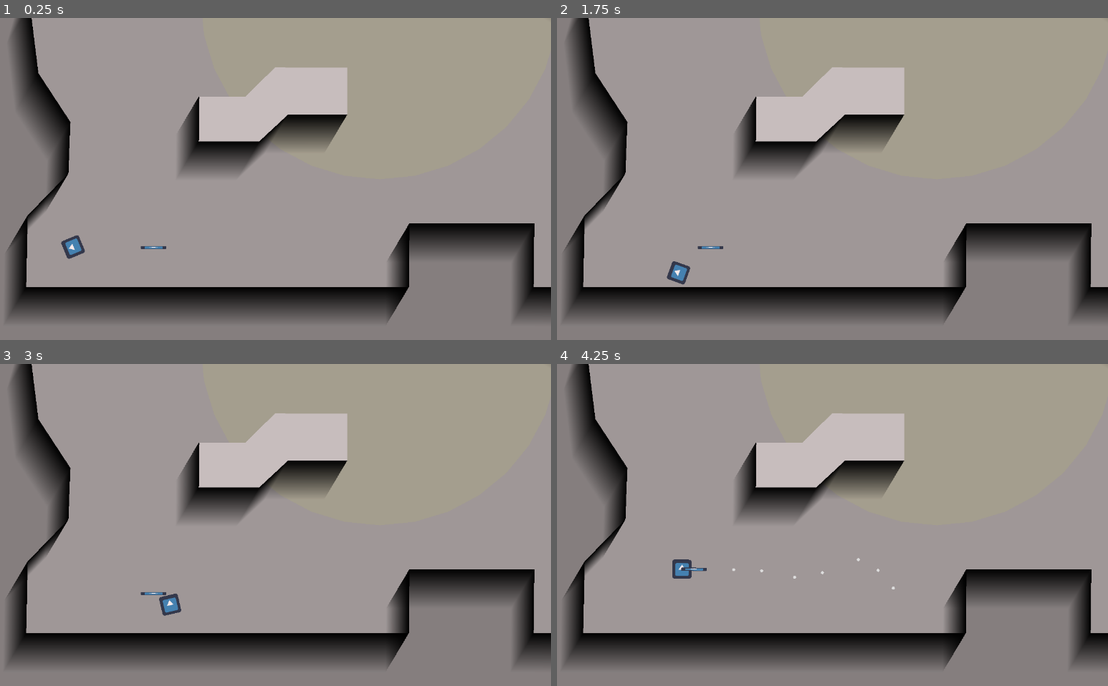
Above: before the commit, frames 1-4 (two rows, left to right).
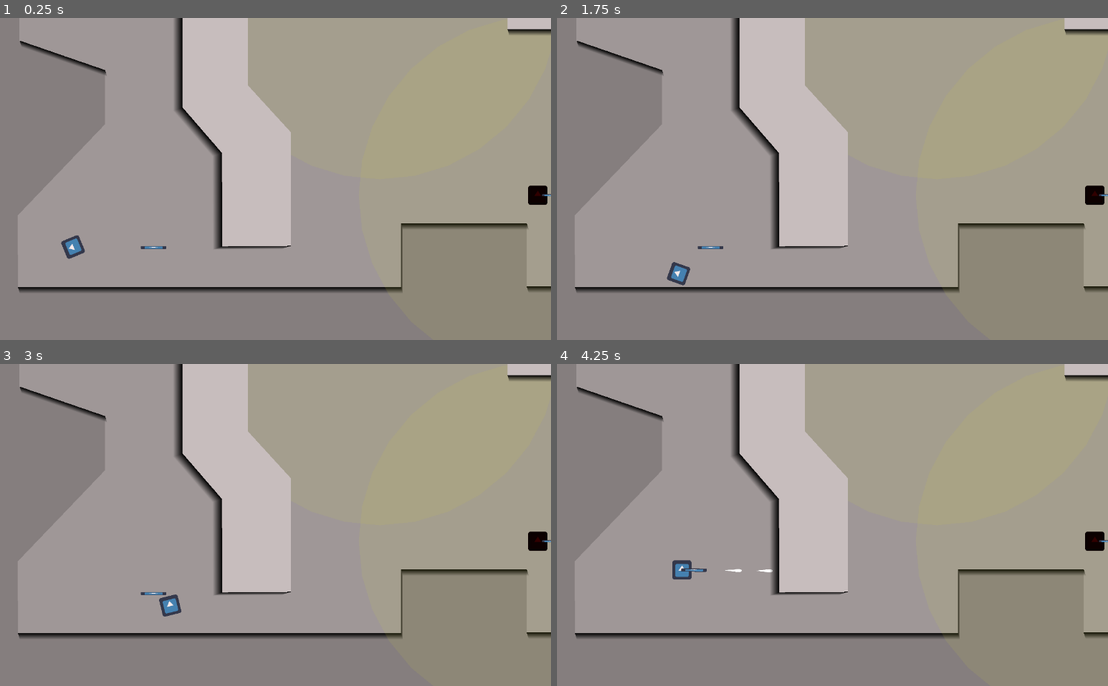
Above: after the commit, the same moments.

Repository: nelsonwenner/godot-topdown-shooter
Game: Godot game, scene res://src/scenes/levels/LevelOne.tscn
Same seed, same stepped clock (60 frames per second), same inputs: the game is played once before the commit and once after it. This scene is started directly instead of the project's main scene. The engine's default icon, where the game draws it, is replaced by a stand-in: a white triangle on a blue panel in a dark square.
Inputs (mouse positions are in pixels of both pictures, inside the frame that each line leads up to):
- Up to frame 1 (0.25 s): no input
- Up to frame 2 (1.75 s): tap Enter at 0.5 s; move the mouse to (948, 162) at 0.52 s; press the mouse at (948, 162) at 0.53 s; hold D (player_right) 0.53-1.28 s; move the mouse to (705, 195) at 1.27 s; release the mouse at (705, 195) at 1.28 s; hold S (player_down) from 1.28 s (still down); tap E (pickup) at 1.35 s; click (705, 195) at 1.55 s
- Up to frame 3 (3 s): tap Space at 2 s; move the mouse to (319, 454) at 2.02 s; release S (player_down) at 2.03 s; press the mouse at (319, 454) at 2.03 s; hold D (player_right) 2.03-2.78 s; move the mouse to (236, 589) at 2.77 s; release the mouse at (236, 589) at 2.78 s; hold W (player_up) from 2.78 s (still down); click (236, 589) at 2.85 s
- Up to frame 4 (4.25 s): move the mouse to (992, 573) at 3.52 s; release W (player_up) at 3.53 s; press the mouse at (992, 573) at 3.53 s; hold A (player_left) from 3.53 s (still down); tap E (pickup) at 3.6 s; tap R (reload) at 4.15 s

The runs differ from the first frame. In frame 1, 30% of the frame differs, in the area x 1-100%, y 0-95%; in frame 2, 30%; in frame 3, 30%; in frame 4, 30%.

Commit message:
feat: added IA in enemy

Diff:
--- a/src/effects/shadown.gd
+++ b/src/effects/shadown.gd
@@ -13,7 +13,7 @@
 func _process(_delta):
 	#shadow_dir = get_viewport().size / 2.0 - get_global_mouse_position()
 	#print("shadow => ", shadow_dir)
-	shadow_dir = Vector2(-47, 79)
+	shadow_dir = Vector2(4.1, 13.0)
 	update()
 
 func _draw():
--- a/src/scenes/bullets/BaseBullet.gd
+++ b/src/scenes/bullets/BaseBullet.gd
@@ -9,9 +9,8 @@
 
 const collisions = ['Wall', 'Balcone']
 
-func _ini(direction,velocity,pos,rota,distance,damage,knockb,col,size):
+func _ini(direction,velocity,pos,rota,distance,damage,knockb,size):
 	scale = Vector2(size,size)
-	get_node("MeshInstance2D").modulate = col
 	DMG = damage
 	origin = pos
 	position = pos
@@ -20,6 +19,11 @@
 	SPEED = velocity
 	max_distance = distance
 	KNOCKBACK = knockb
+
+
+func _ready():
+	scale.x = 0.25
+	scale.y = 0.25
 
 
 func _physics_process(_delta):
--- a/src/scenes/bullets/BaseBullet.tscn
+++ b/src/scenes/bullets/BaseBullet.tscn
@@ -1,9 +1,7 @@
 [gd_scene load_steps=4 format=2]
 
 [ext_resource path="res://src/scenes/bullets/BaseBullet.gd" type="Script" id=1]
-
-[sub_resource type="CircleShape2D" id=1]
-radius = 3.09379
+[ext_resource path="res://arts/weapon/bullet.png" type="Texture" id=2]
 
 [sub_resource type="SphereMesh" id=2]
 
@@ -12,15 +10,20 @@
 collision_mask = 0
 script = ExtResource( 1 )
 
-[node name="Collision" type="CollisionShape2D" parent="."]
-shape = SubResource( 1 )
+[node name="Sprite" type="Sprite" parent="."]
+texture = ExtResource( 2 )
+
+[node name="Collision" type="CollisionPolygon2D" parent="."]
+polygon = PoolVector2Array( -66.1577, -0.808481, -46.4925, -2.68137, -20.0848, -6.05256, 8.38304, -10.3602, 46.2153, -12.4204, 57.8272, -9.79832, 64.9441, -5.3034, 66.2551, -0.246616, 65.3187, 4.62288, 59.7001, 9.30509, 51.2721, 12.1144, 37.7873, 12.1144, 22.4297, 11.3653, 15.1254, 10.0542, 5.19914, 7.80678, -15.9644, 6.87034, -34.6933, 5.37203, -39.9374, 3.87373, -50.8001, 2.56271, -61.1009, 1.43898, -65.9704, 0.877113 )
 
 [node name="AreaBulletBody" type="Area2D" parent="."]
+visible = false
 
-[node name="Collision" type="CollisionShape2D" parent="AreaBulletBody"]
-shape = SubResource( 1 )
+[node name="Collision" type="CollisionPolygon2D" parent="AreaBulletBody"]
+polygon = PoolVector2Array( -66.1577, -0.808481, -46.4925, -2.68137, -20.0848, -6.05256, 8.38304, -10.3602, 46.2153, -12.4204, 57.8272, -9.79832, 64.9441, -5.3034, 66.2551, -0.246616, 65.3187, 4.62288, 59.7001, 9.30509, 51.2721, 12.1144, 37.7873, 12.1144, 22.4297, 11.3653, 15.1254, 10.0542, 5.19914, 7.80678, -15.9644, 6.87034, -34.6933, 5.37203, -39.9374, 3.87373, -50.8001, 2.56271, -61.1009, 1.43898, -65.9704, 0.877113 )
 
 [node name="MeshInstance2D" type="MeshInstance2D" parent="."]
+visible = false
 modulate = Color( 0, 1, 0.0627451, 1 )
 scale = Vector2( 3, 3 )
 mesh = SubResource( 2 )
--- a/src/scenes/enemies/Enemy.gd
+++ b/src/scenes/enemies/Enemy.gd
@@ -1,6 +1,8 @@
 extends KinematicBody2D
 
+onready var map_navigation = get_parent().get_node("../Environment/Navigator/Navigation2D")
 onready var weapon = preload("res://src/scenes/weapons/weapon.tscn")
+onready var player = get_parent().get_node("player")
 
 export (int) var detect_radius
 var vis_color = Color(.867, .91, .247, 0.1)
@@ -10,11 +12,28 @@
 
 var can_shoot = true
 
-var hit_pos
-var target
+var speed = 120
+
+var player_in_range
+var player_in_sight
+var player_seen
+var destination
+var starting_position
+
+var hit_position
+
+enum {
+	Rest,
+	Attack,
+	Search,
+	Return
+}
+
+var state:int = Rest
 
 
 func _ready():
+	starting_position = get_global_position()
 	get_node("ShootWeaponTime").wait_time = 0.2
 	get_node("Sprite").self_modulate = Color(0.2, 0, 0)
 	var shape = CircleShape2D.new()
@@ -22,57 +41,114 @@
 	get_node("Visibility/CollisionShape2D").shape = shape
 	scale.x = 0.6
 	scale.y = 0.6
-	_init_weapon()
+	init_weapon()
 
 
-func _init_weapon():
+func init_weapon():
 	weapon_instance = weapon.instance()
 	weapon_instance.position.x = 40
 	add_child(weapon_instance)
 	weapon_instance._ini(
 		self,"AK47",load("res://icon.png"),
-		1,0.8,0.1,500,1,700,0,36,10,0.1
+		1,0.8,0.1,500,1,700,0,36,10
 	)
 
 
-func _physics_process(_delta):
-	update()
-	if target:
-		_aim()
+func _process(_delta):
+	match state:
+		Rest:
+			pass
+		Attack:
+			if can_shoot:
+				weapon_instance.shoot(player.position)
+		Search:
+			_search(_delta)
+		Return:
+			_returnToStartingPoint(_delta)
 
 
-func _aim():
-	var space_state = get_world_2d().direct_space_state
-	var result = space_state.intersect_ray(position,
-		target.position, [self], collision_mask)
-	if result:
-		hit_pos = result.position
-		if result.collider.name == "player":
-			get_node("Sprite").self_modulate.r = 1.0
-			rotation = (target.position - position).angle()
-			if can_shoot:
-				weapon_instance.shoot(target.position)
+func _physics_process(_delta):
+	_sightCheck()
+	update()
+
+
+func _search(delta):
+	var path_to_destination = _moveAlongPath(delta, destination)
+
+	if path_to_destination.size() == 0:
+		player_seen = false
+		if get_global_position() == starting_position:
+			state = Rest
+		else:
+			state = Return
+
+
+func _returnToStartingPoint(delta):
+	var path_to_starting_position = _moveAlongPath(delta, starting_position)
+
+	if path_to_starting_position.size() == 0:
+		state = Rest
+
+
+func _moveAlongPath(delta, destination):
+	var path_to_destination = map_navigation.get_simple_path(get_global_position(), destination)
+	var starting_point = get_global_position()
+	var move_distance = speed * delta
+
+	for point in range(path_to_destination.size()):
+		var distance_to_next_point = starting_point.distance_to(path_to_destination[0])
+		if move_distance <= distance_to_next_point and move_distance >= 0.0:
+			position = starting_point.linear_interpolate(path_to_destination[0], move_distance / distance_to_next_point)
+			rotation = (player.position - position).angle()
+			break
+		move_distance -= distance_to_next_point
+		starting_point = path_to_destination[0]
+		path_to_destination.remove(0)
+	return path_to_destination
+
+
+func _sightCheck():
+	if player_in_range:
+		var space_state = get_world_2d().direct_space_state
+		var sight_check = space_state.intersect_ray(position,
+			player.position, [self], collision_mask)
+		if sight_check:
+			hit_position = sight_check.position
+			if sight_check.collider.name == "player":
+				player_in_sight = true
+				player_seen = true
+				rotation = (player.position - position).angle()
+				destination = map_navigation.get_closest_point(player.position)
+				state = Attack
+			else:
+				player_in_sight = false
+				if player_seen:
+					state = Search
+				else:
+					if get_global_position() == starting_position:
+						state = Rest
+					else:
+						state = Return
 
 
 func _draw():
 	draw_circle(Vector2(0, 0), detect_radius, vis_color)
-	if target:
-		draw_circle((hit_pos - position).rotated(-rotation), 5, laser_color)
-		draw_line(Vector2(), (hit_pos - position).rotated(-rotation), laser_color)
+	if player_in_range:
+		draw_circle((hit_position - position).rotated(-rotation), 5, laser_color)
+		draw_line(Vector2(), (hit_position - position).rotated(-rotation), laser_color)
+
 
 
 func _on_Visibility_body_entered(_body):
-	if target: return
-	var bodies = $"Visibility".get_overlapping_bodies()
-	for body in bodies:
-		if body.name == "player":
-			target = body
+	if _body == player:
+		player_in_range = true
 
 
 func _on_Visibility_body_exited(_body):
-	if _body == target:
-		get_node("Sprite").self_modulate.r = 0.2
-		target = null
+	if _body == player:
+		player_in_range = false
+		if player_seen:
+			state = Search
 
 
 func _on_ShootWeaponTime_timeout():
--- a/src/scenes/enemies/Enemy.tscn
+++ b/src/scenes/enemies/Enemy.tscn
@@ -8,7 +8,7 @@
 
 [node name="Enemy" type="KinematicBody2D"]
 scale = Vector2( 0.8, 0.8 )
-collision_layer = 4
+collision_layer = 2147483652
 collision_mask = 3
 script = ExtResource( 2 )
 detect_radius = 600
--- a/src/scenes/levels/LevelOne.tscn
+++ b/src/scenes/levels/LevelOne.tscn
@@ -40,6 +40,11 @@
 0/shapes = [  ]
 0/z_index = 0
 
+[sub_resource type="NavigationPolygon" id=3]
+vertices = PoolVector2Array( 1114.16, 514.956, 1226.46, 510.718, 1228.58, 828.557, 891.674, 832.794, 175.477, 468.339, 179.715, 262.803, 446.7, 267.041, 448.819, 440.793, 340.754, 531.907, 446.7, 635.734, 338.635, 650.567, 732.755, 921.789, 732.755, 353.917, 1006.1, 351.798, 1107.8, 415.366, 891.674, 964.168, 167.002, 959.93, 516.624, 923.908, 516.624, 718.372, 164.883, 834.913 )
+polygons = [ PoolIntArray( 0, 1, 2, 3 ), PoolIntArray( 4, 5, 6, 7, 8 ), PoolIntArray( 8, 7, 9, 10 ), PoolIntArray( 11, 12, 13, 14, 0, 3 ), PoolIntArray( 11, 3, 15 ), PoolIntArray( 11, 15, 16, 17 ), PoolIntArray( 18, 17, 16, 19, 10, 9 ) ]
+outlines = [ PoolVector2Array( 732.755, 353.917, 732.755, 921.789, 516.624, 923.908, 516.624, 718.372, 446.7, 635.734, 448.819, 440.793, 446.7, 267.041, 179.715, 262.803, 175.477, 468.339, 340.754, 531.907, 338.635, 650.567, 164.883, 834.913, 167.002, 959.93, 891.674, 964.168, 891.674, 832.794, 1228.58, 828.557, 1226.46, 510.718, 1114.16, 514.956, 1107.8, 415.366, 1006.1, 351.798 ) ]
+
 [node name="LevelOne" type="Node2D"]
 modulate = Color( 0.972549, 0.92549, 0.92549, 1 )
 script = SubResource( 1 )
@@ -60,6 +65,7 @@
 
 [node name="balcone1" type="Polygon2D" parent="Environment/Balconies"]
 position = Vector2( -0.667358, -2.00226 )
+scale = Vector2( 0.874258, 1.04007 )
 z_index = 3
 color = Color( 0.803922, 0.803922, 0.803922, 1 )
 polygon = PoolVector2Array( 781.799, 203.95, 782.309, 290.458, 1137.53, 290.047, 1292, 392.396, 1291.71, 446.224, 1467.24, 446.891, 1467.56, 371.631, 1222.15, 180.969, 781.132, 179.923 )
@@ -77,13 +83,11 @@
 [node name="shadown" parent="Environment/Balconies/balcone1" instance=ExtResource( 3 )]
 
 [node name="balcone2" type="Polygon2D" parent="Environment/Balconies"]
-position = Vector2( -88.8944, -38.0976 )
+position = Vector2( 738.933, 257.465 )
+scale = Vector2( 0.889728, 0.871588 )
 z_index = 3
 color = Color( 0.803922, 0.803922, 0.803922, 1 )
 polygon = PoolVector2Array( 597.189, 636.217, 597.983, 637.011, 597.189, 724.318, 596.814, 726.163, 718.814, 726.163, 776.814, 672.163, 895.614, 672.102, 895.194, 577.922, 750.373, 577.483, 690.814, 636.163 )
-__meta__ = {
-"_edit_lock_": true
-}
 
 [node name="Balcone" type="StaticBody2D" parent="Environment/Balconies/balcone2"]
 collision_mask = 0
@@ -94,14 +98,12 @@
 [node name="shadown" parent="Environment/Balconies/balcone2" instance=ExtResource( 3 )]
 
 [node name="balcone3" type="Polygon2D" parent="Environment/Balconies"]
-position = Vector2( 2089.02, 22.2236 )
+position = Vector2( 1532.79, -519.069 )
 rotation = 1.56808
+scale = Vector2( 1.58098, 1.46001 )
 z_index = 3
 color = Color( 0.803922, 0.803922, 0.803922, 1 )
 polygon = PoolVector2Array( 597.189, 636.217, 597.983, 637.011, 597.189, 724.318, 596.814, 726.163, 718.814, 726.163, 776.814, 672.163, 895.614, 672.102, 895.194, 577.922, 750.373, 577.483, 690.814, 636.163 )
-__meta__ = {
-"_edit_lock_": true
-}
 
 [node name="Balcone" type="StaticBody2D" parent="Environment/Balconies/balcone3"]
 collision_mask = 0
@@ -112,17 +114,21 @@
 [node name="shadown" parent="Environment/Balconies/balcone3" instance=ExtResource( 3 )]
 
 [node name="Walls" type="Node2D" parent="Environment"]
+position = Vector2( -32.0917, 0 )
 
 [node name="ShadedAllPoly1" type="Polygon2D" parent="Environment/Walls"]
-position = Vector2( 0, 430.143 )
-scale = Vector2( 0.993311, 0.880007 )
+position = Vector2( 33.227, 435.022 )
+scale = Vector2( 0.938656, 0.894684 )
 color = Color( 0.537255, 0.537255, 0.537255, 1 )
-polygon = PoolVector2Array( 2126.77, -483.7, 1219.31, -488.468, 1.14424, -487.863, -1.92044, 906.101, 1153.56, 910.391, 2126.77, 905.736, 2129.46, 356.636 )
+polygon = PoolVector2Array( 2126.77, -483.7, 1.14424, -487.863, -1.92044, 906.101, 2126.77, 905.736 )
 
 [node name="ShadedAllPoly2" type="Polygon2D" parent="Environment/Walls"]
-position = Vector2( 15.1021, 0 )
+position = Vector2( 32.0917, 0.288086 )
 color = Color( 0.643137, 0.643137, 0.643137, 1 )
-polygon = PoolVector2Array( 191.444, 275.356, 153.689, 413.162, 170.679, 550.967, 234.862, 649.13, 231.087, 752.956, 149.045, 837.284, 146.375, 981.447, 915.243, 981.447, 916.34, 853.007, 1167.41, 853.007, 1166.19, 981.447, 1744.5, 984.925, 1741.29, 802.038, 1658.22, 715.201, 1714.86, 567.957, 1703.53, 426.376, 1614.81, 194.183, 1315.7, 100.453, 709.027, 100.6, 371.567, 104.533, 238.375, 140.21 )
+polygon = PoolVector2Array( 148.057, 265.296, 147.113, 265.296, 148.057, 485.218, 319.837, 544.596, 319.837, 653.386, 144.507, 836.745, 144.586, 981.203, 914.322, 981.203, 914.322, 852.913, 1167.41, 853.007, 1167.08, 979.834, 1655.05, 979.834, 1655.28, 775.4, 1534.13, 613.155, 1409.99, 613.155, 1409.99, 444.298, 1531.46, 444.298, 1532.24, 193.712, 1315.7, 100.453, 1314.24, 99.7119, 410.237, 99.7119 )
+__meta__ = {
+"_edit_lock_": true
+}
 
 [node name="Wall" type="StaticBody2D" parent="Environment/Walls/ShadedAllPoly2"]
 show_behind_parent = true
@@ -130,10 +136,19 @@
 
 [node name="CollisionPolygon2D" type="CollisionPolygon2D" parent="Environment/Walls/ShadedAllPoly2/Wall"]
 modulate = Color( 0.937255, 0.937255, 0.937255, 1 )
-polygon = PoolVector2Array( 237.412, 138.692, 153.323, 414.506, 166.777, 540.641, 234.049, 653.321, 234.049, 754.228, 144.914, 838.318, 146.595, 976.225, 918.538, 979.589, 918.538, 855.136, 1162.4, 853.454, 1167.44, 974.543, 1747.66, 981.271, 1747.66, 801.319, 1660.21, 713.865, 1719.07, 565.868, 1705.62, 422.915, 1613.12, 189.146, 1305.35, 101.693, 360.183, 101.693, 239.788, 141.339, 336.638, 71.4206, 1320.49, 73.1023, 1629.94, 170.646, 1732.53, 416.188, 1747.66, 567.549, 1692.16, 710.502, 1772.89, 797.955, 1769.53, 974.543, 1735.89, 1014.91, 1165.76, 1003.13, 129.777, 1026.68, 112.96, 564.186, 163.413, 133.647 )
+polygon = PoolVector2Array( 125.049, 267.165, 147.523, 268.663, 144.527, 485.918, 316.832, 547.348, 318.33, 652.23, 143.028, 838.02, 141.53, 977.363, 916.155, 981.857, 914.657, 854.501, 1166.37, 854.501, 1167.87, 975.864, 1653.32, 977.363, 1656.32, 778.088, 1531.96, 614.772, 1412.09, 614.772, 1410.6, 439.47, 1528.96, 442.467, 1533.46, 195.246, 1308.71, 97.8562, 414.222, 100.853, 153.517, 261.172, 132.54, 255.178, 403.734, 81.3748, 1308.71, 81.3748, 1546.94, 180.263, 1548.44, 463.443, 1427.08, 461.945, 1427.08, 601.287, 1551.44, 598.291, 1671.3, 767.6, 1672.8, 993.844, 1151.39, 995.342, 1146.89, 873.979, 928.141, 870.983, 931.138, 989.349, 120.554, 992.346, 120.554, 818.542, 283.869, 652.23, 285.368, 563.83, 117.557, 505.396 )
+__meta__ = {
+"_edit_lock_": true
+}
 
 [node name="Shadown" parent="Environment/Walls/ShadedAllPoly2" instance=ExtResource( 3 )]
-flag = true
+
+[node name="Navigator" type="Node2D" parent="Environment"]
+
+[node name="Navigation2D" type="Navigation2D" parent="Environment/Navigator"]
+
+[node name="NavigationPolygonInstance" type="NavigationPolygonInstance" parent="Environment/Navigator/Navigation2D"]
+navpoly = SubResource( 3 )
 
 [node name="Characters" type="Node2D" parent="."]
 
@@ -143,6 +158,9 @@
 [node name="Enemy" parent="Characters" instance=ExtResource( 4 )]
 position = Vector2( 871.924, 404.543 )
 
+[node name="Enemy2" parent="Characters" instance=ExtResource( 4 )]
+position = Vector2( 1189.42, 796.716 )
+
 [node name="Items" type="Node2D" parent="."]
 
 [node name="weapon" parent="Items" instance=ExtResource( 2 )]
--- a/src/scenes/weapons/weapon.gd
+++ b/src/scenes/weapons/weapon.gd
@@ -15,7 +15,6 @@
 var KNOCKBACK = 0
 var BULLETS = 1
 var DAMAGE = 10
-var STRAY = 0.1
 
 var SHOOT_WEAPON_TIME = 0.1
 var RELOAD_WEAPON_TIME = 2.5
@@ -23,7 +22,7 @@
 var MAX_SLOT = 36
 var SLOT = -1
 
-var picked = false
+var picked: bool
 var can_pick: bool
 
 var player_hand = null
@@ -46,8 +45,7 @@
 		shoot_range,
 		knockback,
 		max_slot,
-		damage,
-		stray
+		damage
 	):
 
 	SCALE_WEAPON_X = scale_weapon_x
@@ -62,7 +60,6 @@
 	KNOCKBACK = knockback
 	MAX_SLOT = max_slot
 	DAMAGE = damage
-	STRAY = stray
 
 
 func _ready():
@@ -95,17 +92,14 @@
 		for i in BULLETS:
 			var bullet_instance = bullet.instance()
 			var weapon_position = get_node("WeaponPosition").get_global_position() + Vector2(0, 0).rotated(rotation)
-			var weapon_rotation = get_node("WeaponPosition").get_global_rotation() + deg2rad(90)
+			var weapon_rotation = get_node("WeaponPosition").get_global_rotation()
 
 			var target = (pos - weapon_position).normalized()
 
-			if STRAY > 0: target = target.rotated(rand_range(STRAY*-1,STRAY))
-
 			bullet_instance._ini(
 				target,rand_range(BULLET_SPEED*0.9, BULLET_SPEED*1.1),
-				weapon_position, weapon_rotation,
-				SHOOT_RAGE, DAMAGE, KNOCKBACK,
-				bullet_color, BULLET_SIZE)
+				weapon_position, weapon_rotation, SHOOT_RAGE,
+				DAMAGE, KNOCKBACK,BULLET_SIZE)
 
 			get_node("BulletContainer").add_child(bullet_instance)
 
@@ -147,12 +141,26 @@
 	can_shoot = true
 
 
-func _on_weapon_body_entered(_body):
+func _weaponOverlappingBodies():
 	var bodies = get_node(".").get_overlapping_bodies()
 	for body in bodies:
 		if body.name == "player" && !picked:
-			PLAYER = body
-			can_pick = true
+			return body
+	return null
+
+
+func _on_weapon_body_entered(_body):
+	var body = _weaponOverlappingBodies()
+	if body:
+		PLAYER = body
+		can_pick = true
+
+
+func _on_Weapon_body_exited(_body):
+	var body = _weaponOverlappingBodies()
+	if body:
+		PLAYER = null
+		can_pick = false
 
 
 func _on_reload_weapon_time_timeout():
--- a/src/scenes/weapons/weapon.tscn
+++ b/src/scenes/weapons/weapon.tscn
@@ -39,5 +39,6 @@
 "_edit_use_anchors_": false
 }
 [connection signal="body_entered" from="." to="." method="_on_weapon_body_entered"]
+[connection signal="body_exited" from="." to="." method="_on_Weapon_body_exited"]
 [connection signal="timeout" from="ShootWeaponTime" to="." method="_on_shoot_weapon_time_timeout"]
 [connection signal="timeout" from="ReloadWeaponTime" to="." method="_on_reload_weapon_time_timeout"]
Binary file added: arts/weapon/bullet.png
Not shown, added: arts/weapon/bullet.png.import
Not shown: 1 places in src/scenes/levels/LevelOne.tscn that only renumber resources
